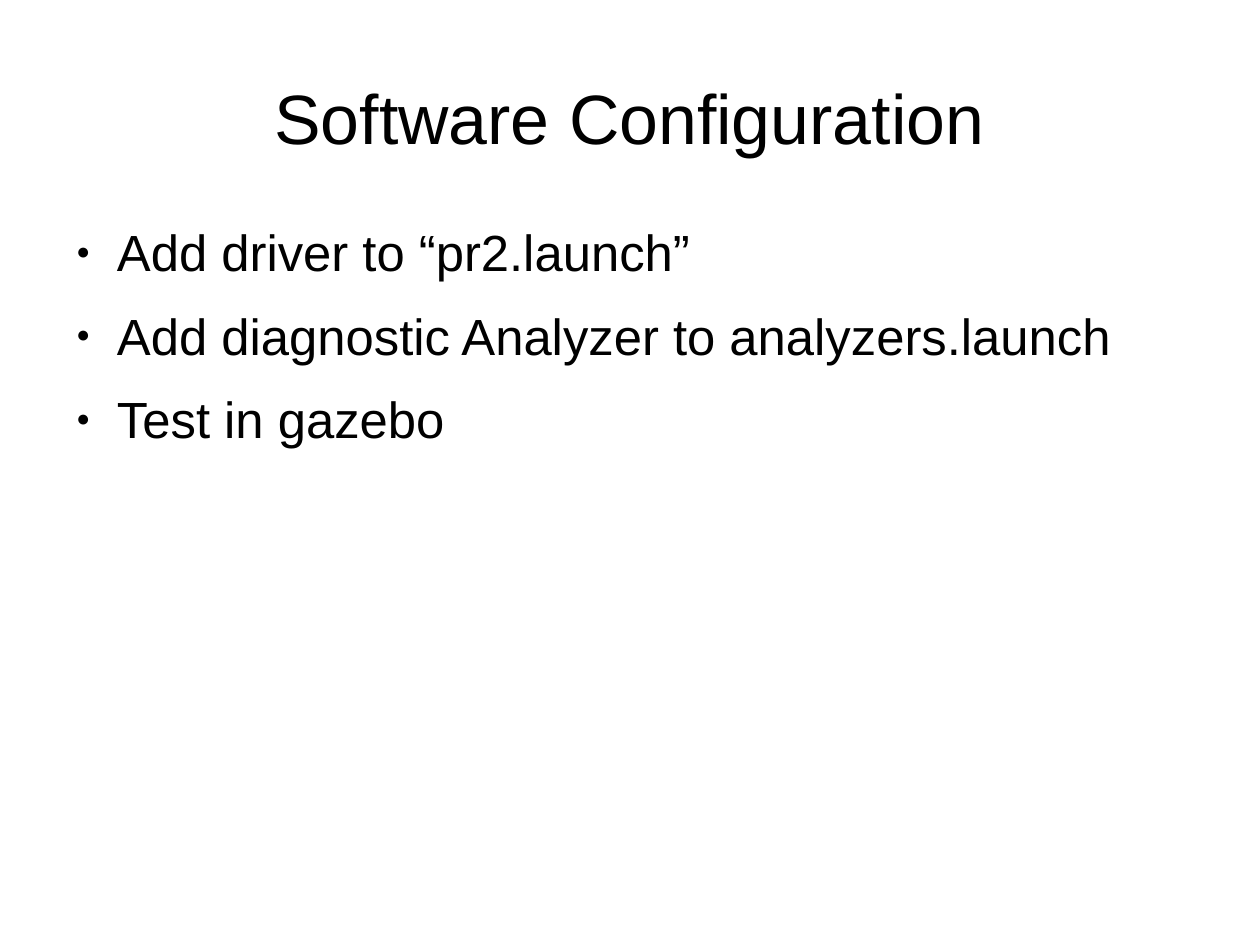
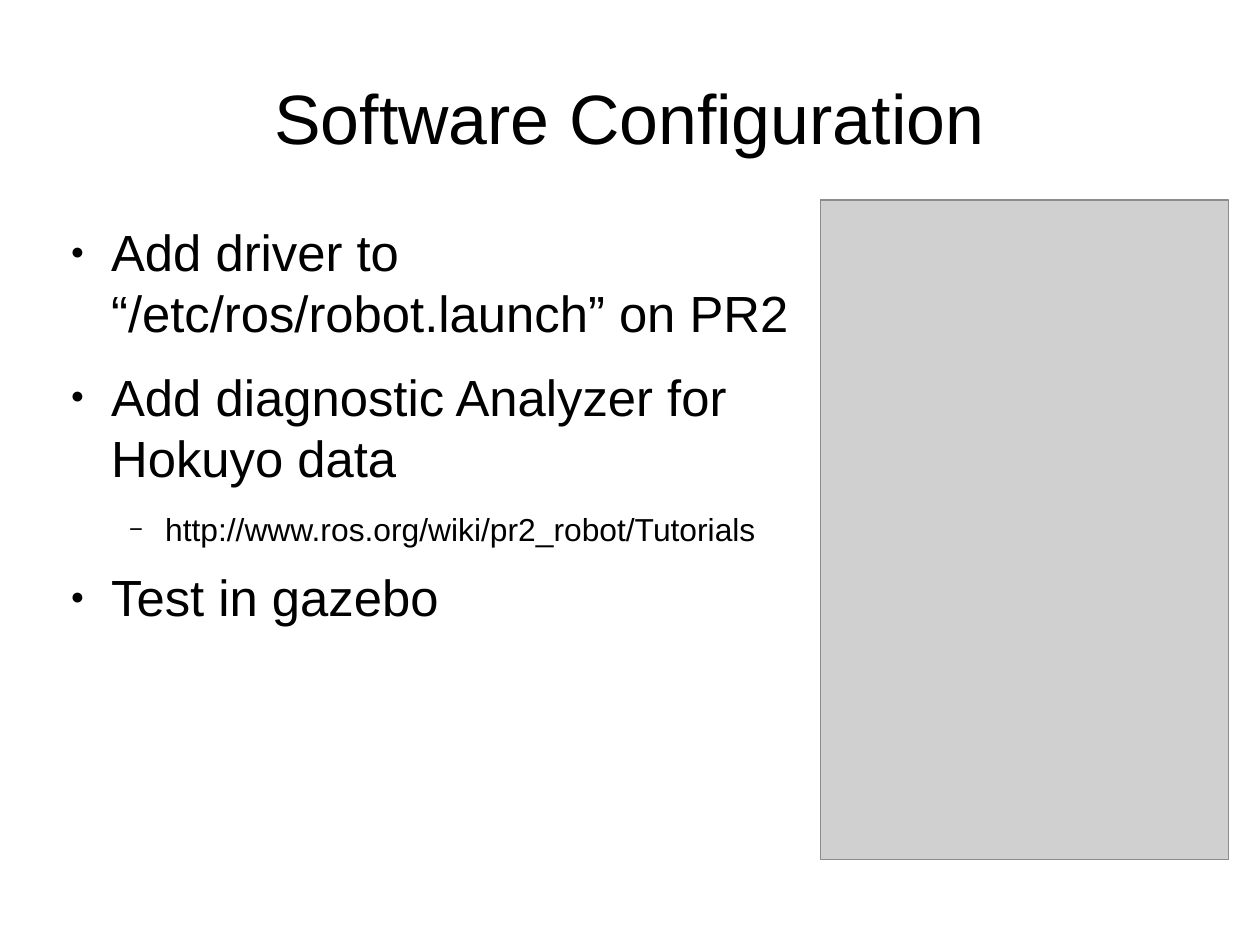
Before and after one commit to PR2/pr2_docs, a slide deck: slide 9 of pr2_training_workshop/modifying_pr2/adding_sensor.odp (slide 7 before the commit). Drawn at 1260x945 pixels with LibreOffice and Linux fonts; fonts in the diff are those of the drawing; grey boxes stand for pictures. Boxes give left, top, right and bottom in pixels: in the first picture for what was removed or moved away, otherwise in the second. Text is boxed around its words. In the diff, an @@ line names an element or a change of style, - is before the commit and + after.

Commit message:
Adding a sensor has links to tutorials, pictures, instructions. #29

```diff
--- a/pr2_training_workshop/modifying_pr2/adding_sensor.odp
+++ b/pr2_training_workshop/modifying_pr2/adding_sensor.odp
@@ picture added at [821, 200, 1229, 860] @@
@@ text at [111, 234, 789, 547]: text changed @@
-● Add driver to “pr2.launch”
-● Add diagnostic Analyzer to analyzers.launch
+● Add driver to “/etc/ros/robot.launch” on PR2
+● Add diagnostic Analyzer for Hokuyo data
+  − http://www.ros.org/wiki/pr2_robot/Tutorials
```
Also in this commit, not shown: 6 other slides changed, 7 slides added, 2 slides removed.
